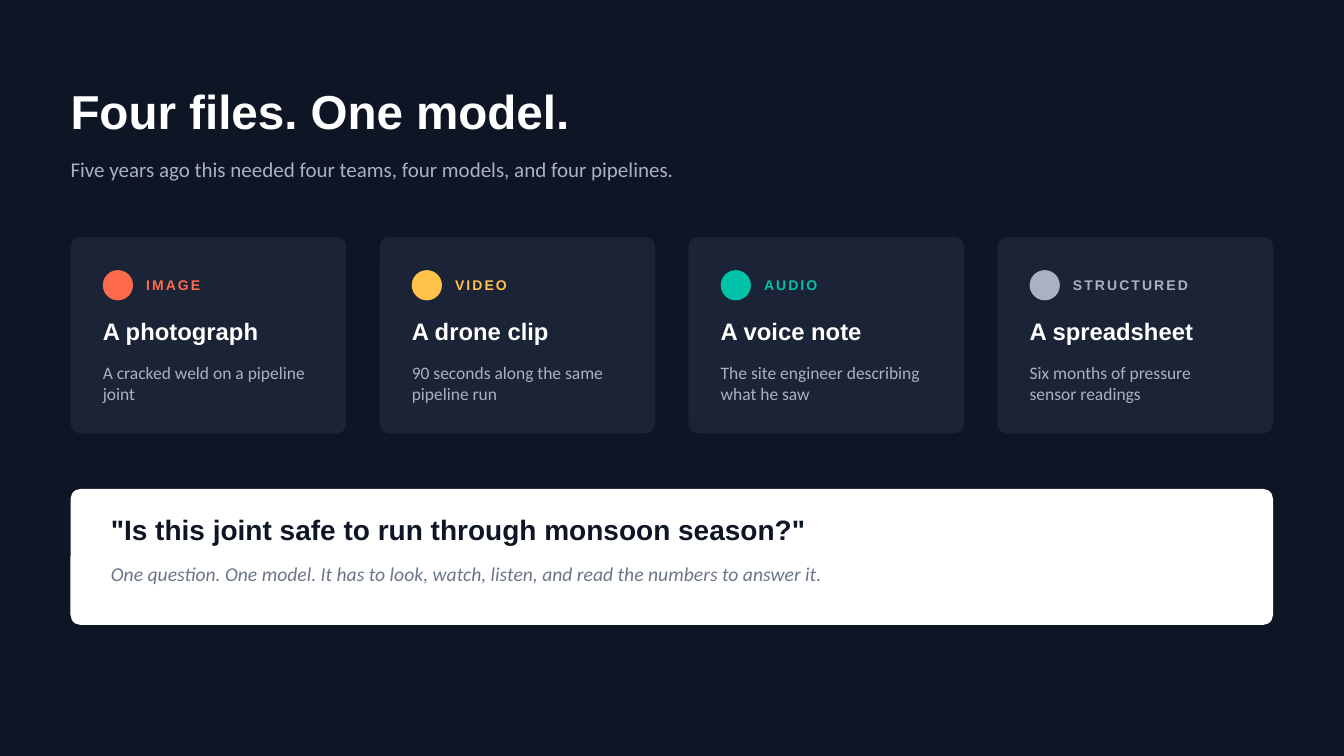
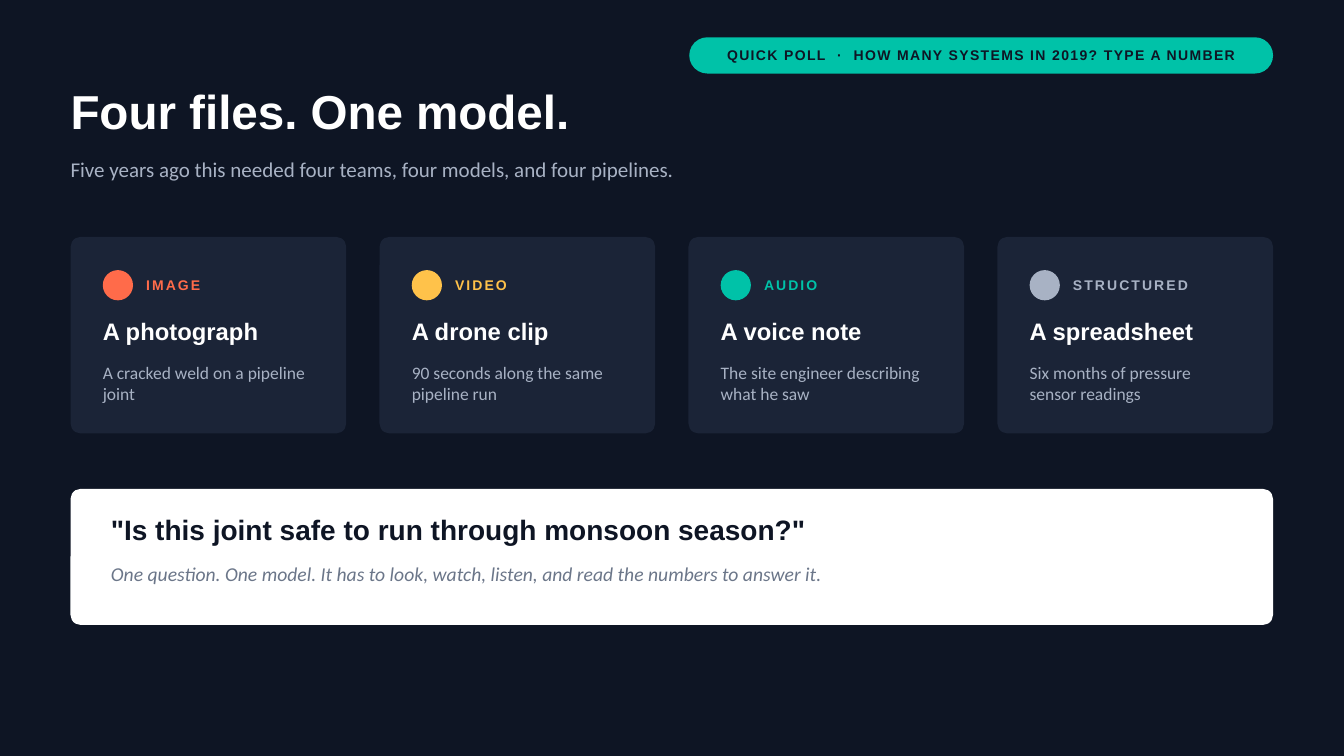
Before and after one commit to lksmangai/DeepLearning, a slide deck: slide 2 of Multimodal-AI-ATAL-FDP-Deck.pptx. Drawn at 1344x756 pixels with LibreOffice and Linux fonts; fonts in the diff are those of the drawing. Boxes give left, top, right and bottom in pixels: in the first picture for what was removed or moved away, otherwise in the second. Text is boxed around its words. In the diff, an @@ line names an element or a change of style, - is before the commit and + after.

```diff
--- a/Multimodal-AI-ATAL-FDP-Deck.pptx
+++ b/Multimodal-AI-ATAL-FDP-Deck.pptx
@@ rounded rectangle added at <box>690,37,1273,74</box>, fill #00C2A8 @@
@@ text added at <box>727,50,1235,63</box>, 10 pt, text #0E1524, bold @@
+QUICK POLL · HOW MANY SYSTEMS IN 2019? TYPE A NUMBER
```
Also in this commit, not shown: 18 other slides changed, 14 slides added.
